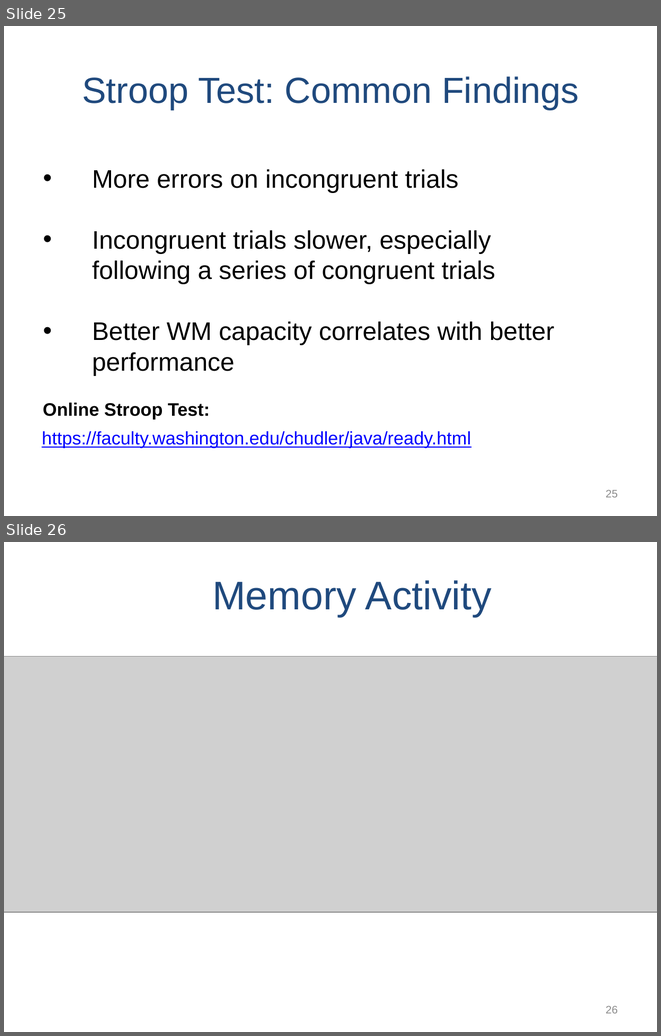
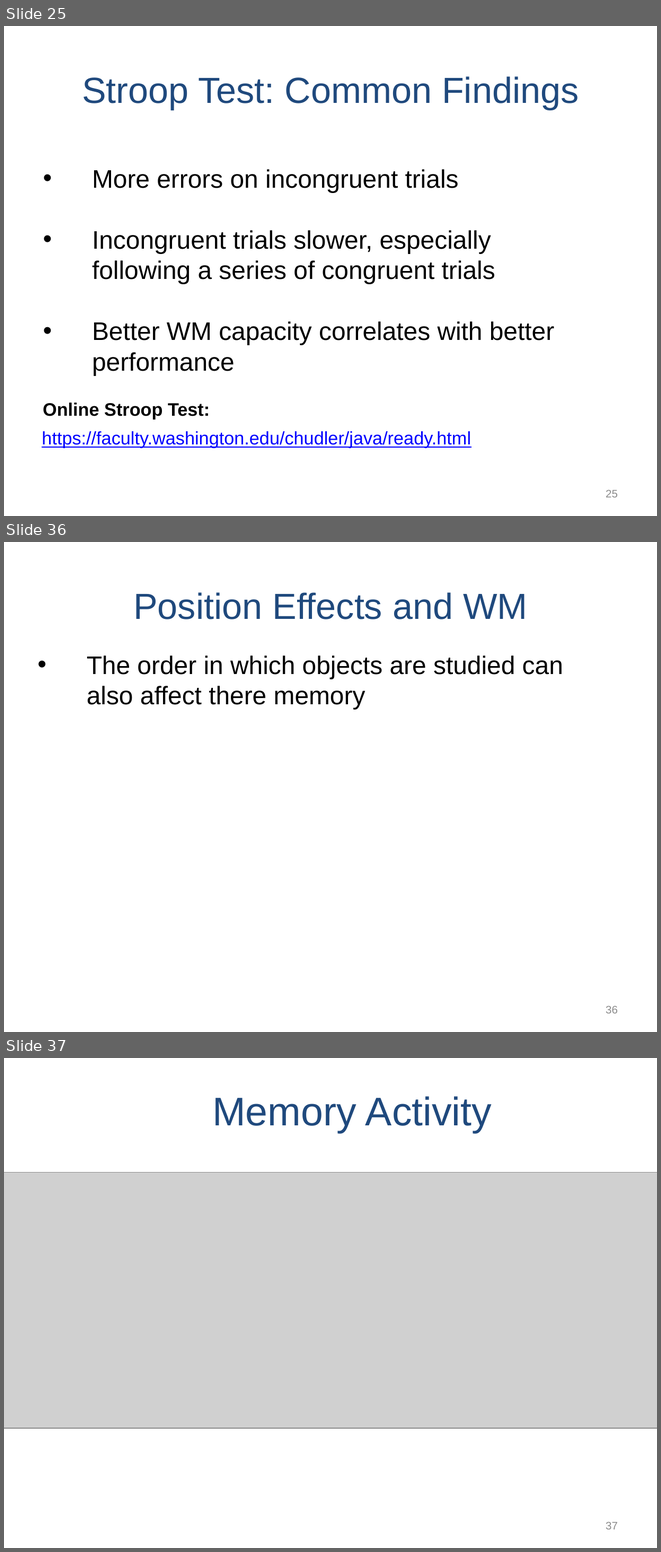
Before and after one commit to npm27/Teaching-Materials, a slide deck: Memory/Slides/Chapter 3.PPTX. Shown one above the other, each under a label of ours: slides 25 and 26 before the commit, slides 25, 36 and 37 after it; the slides between them are not shown. The pictures are 661x1036 and 661x1552 pixels, drawn with LibreOffice and Linux fonts; fonts in the diff are those of the drawing; grey boxes stand for pictures. Boxes give left, top, right and bottom in pixels: in the first picture for what was removed or moved away, otherwise in the second. Text is boxed around its words. In the diff, an @@ line names an element or a change of style, - is before the commit and + after.

Commit message:
Memory

```diff
--- a/Memory/Slides/Chapter 3.PPTX
+++ b/Memory/Slides/Chapter 3.PPTX
@@ slide 36 added at bbox=[4, 542, 657, 1032], background #FFFFFF @@
@@ title added at bbox=[133, 592, 528, 619], 40 pt, text #1F497D @@
+Position Effects and WM
@@ text added at bbox=[87, 655, 563, 709], 28 pt, text #000000 @@
+• The order in which objects are studied can also affect there memory
@@ page number added at bbox=[606, 1006, 618, 1013], 12 pt, text #8C8C8C @@
+36
@@ what was slide 26 is now slide 37 @@
@@ page number at bbox=[606, 1522, 618, 1529]: text changed @@
-26
+37
```
Also in this commit, not shown: 2 slides changed, 11 other slides added, 3 other files.
